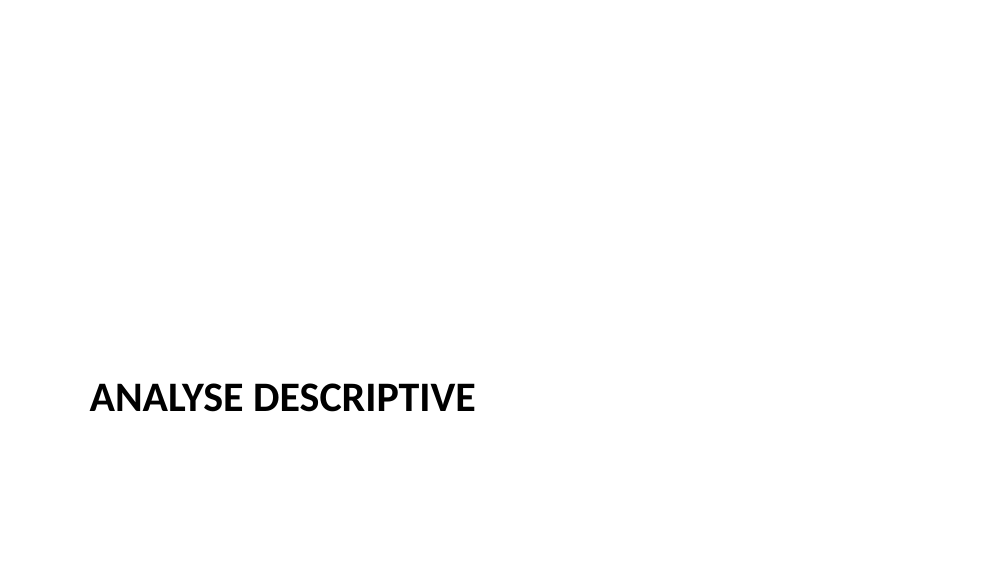
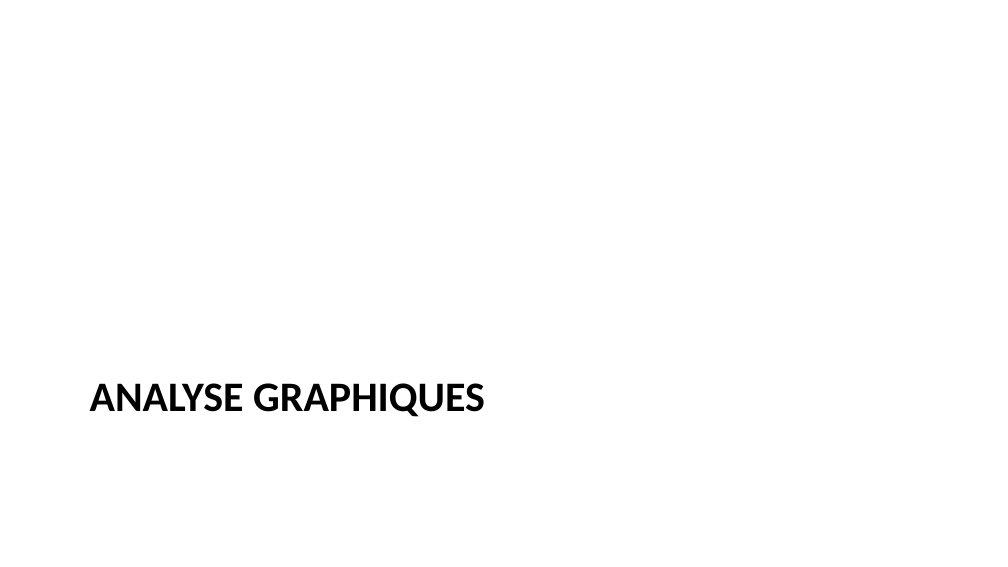
Before and after one commit to AD0791/Presentation_thesis, a slide deck: slide 7 of modele_presentation.pptx (slide 5 before the commit). Drawn at 1008x567 pixels with LibreOffice and Linux fonts; fonts in the diff are those of the drawing. Boxes give left, top, right and bottom in pixels: in the first picture for what was removed or moved away, otherwise in the second. Text is boxed around its words. In the diff, an @@ line names an element or a change of style, - is before the commit and + after.

```diff
--- a/modele_presentation.pptx
+++ b/modele_presentation.pptx
@@ title at <box>90,383,485,417</box>: text changed @@
-ANALYSE DESCRIPTIVE
+ANALYSE GRAPHIQUES
```
Also in this commit, not shown: 6 slides added, 3 slides removed, 2 other files.
